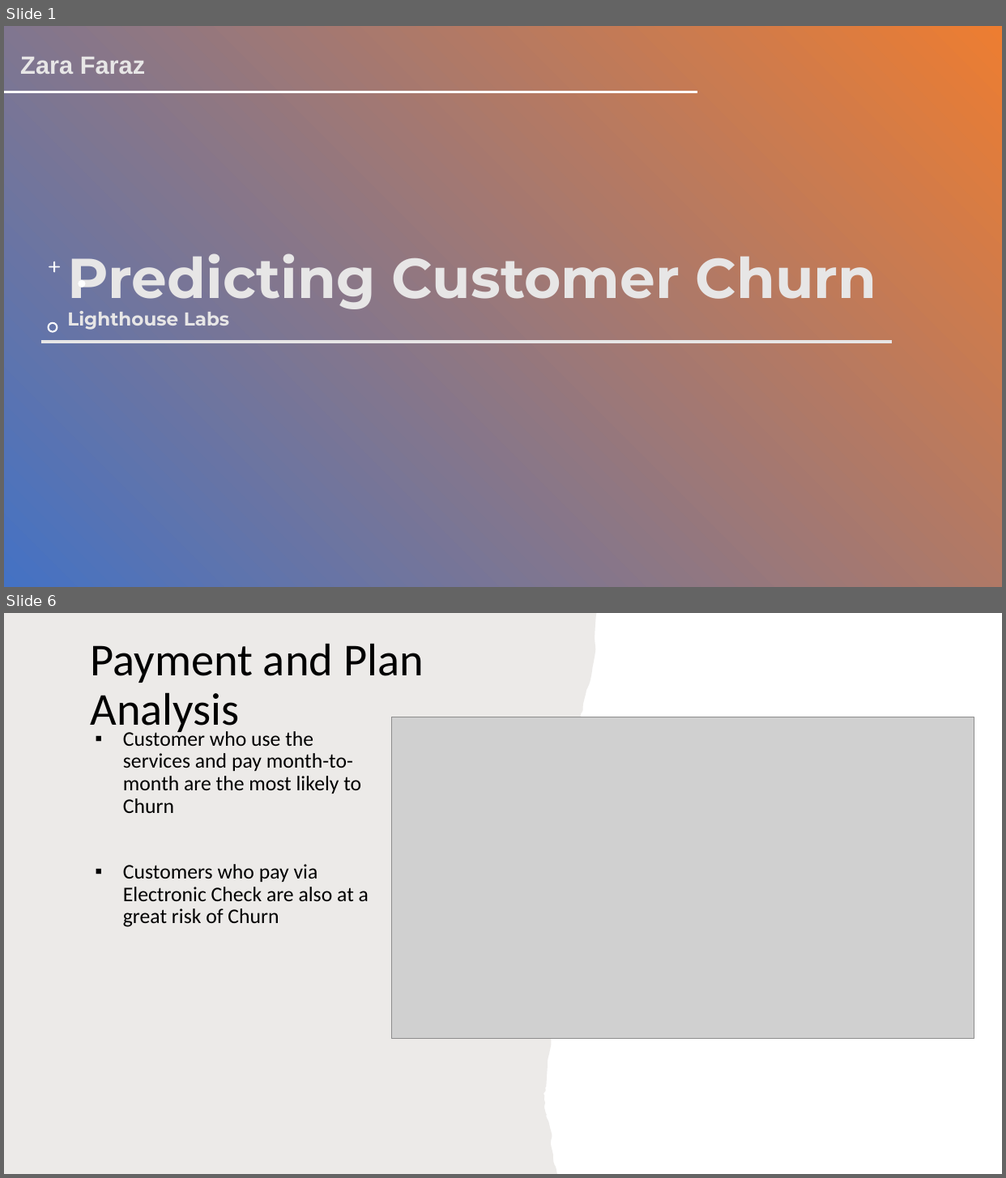
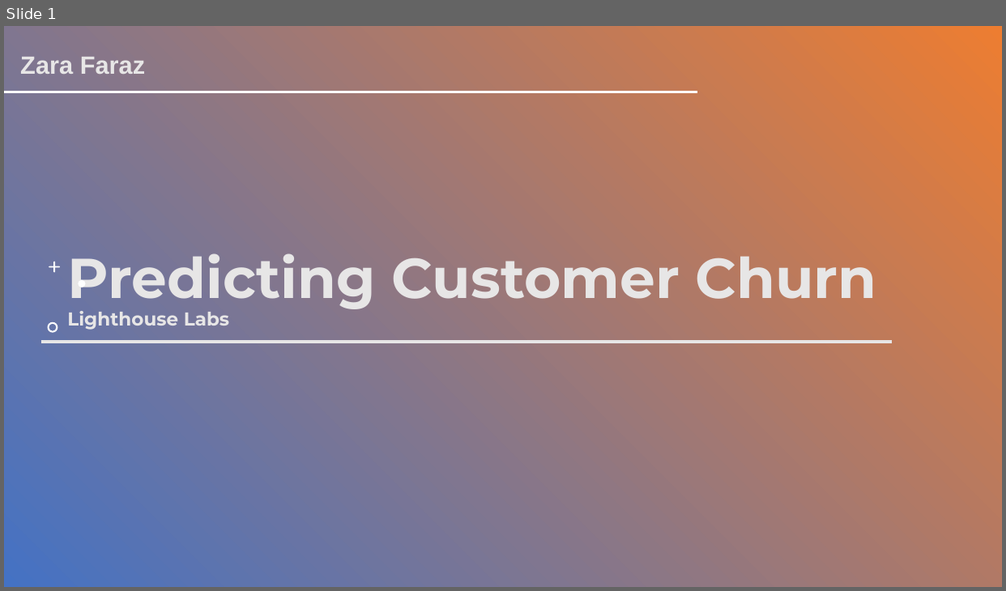
Before and after one commit to Zara1992/Predicting-Customer-Churn, a slide deck: Customer Churn Prediction.pptx. Shown one above the other, each under a label of ours: slides 1 and 6 before the commit, slide 1 after it; the slides between them are not shown. The pictures are 1006x1178 and 1006x591 pixels, drawn with LibreOffice and Linux fonts; fonts in the diff are those of the drawing; grey boxes stand for pictures; background and template pictures are left out; a plain dark background stands for a picture behind light text. Boxes give left, top, right and bottom in pixels: in the first picture for what was removed or moved away, otherwise in the second. Text is boxed around its words. In the diff, an @@ line names an element or a change of style, - is before the commit and + after.

```diff
--- a/Customer Churn Prediction.pptx
+++ b/Customer Churn Prediction.pptx
@@ slide 6 removed at (4,613,1002,1174), background #FFFFFF @@
@@ freeform shape removed at (4,613,597,1174) @@
@@ title removed at (91,643,424,736) @@
-Payment and Plan Analysis
@@ text removed at (123,729,368,927) @@
-▪ Customer who use the services and pay month-to-month are the most likely to Churn
-▪ Customers who pay via Electronic Check are also at a great risk of Churn
@@ picture removed at (392,717,974,1039) @@
```
Also in this commit, not shown: 7 slides changed, 4 slides added, 2 other slides removed, 4 other files.
